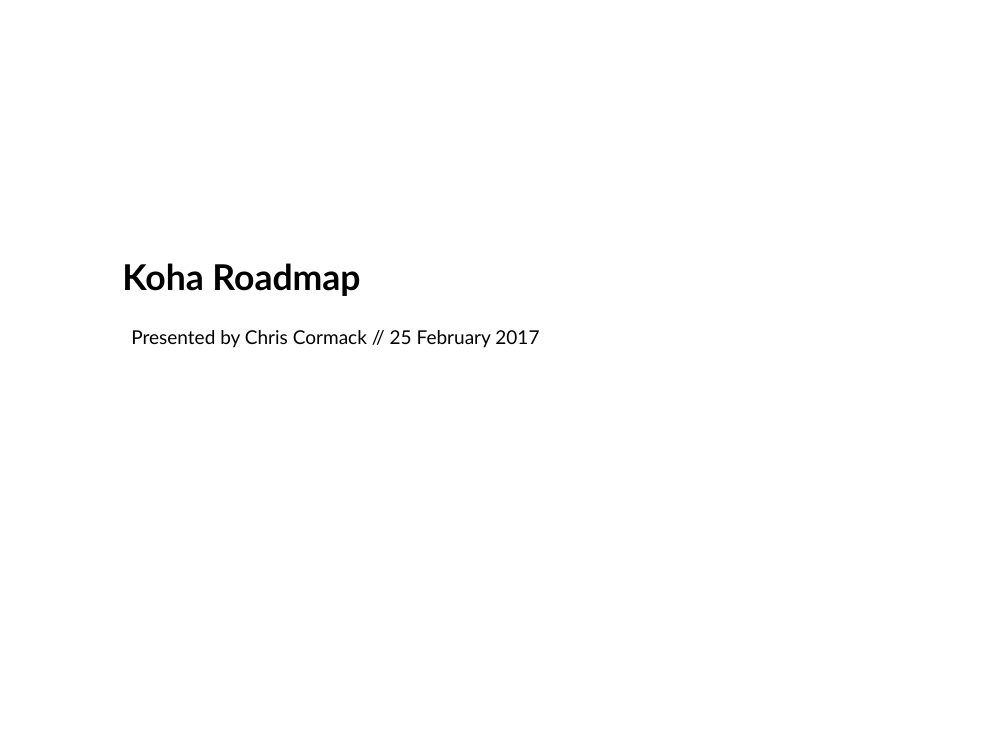
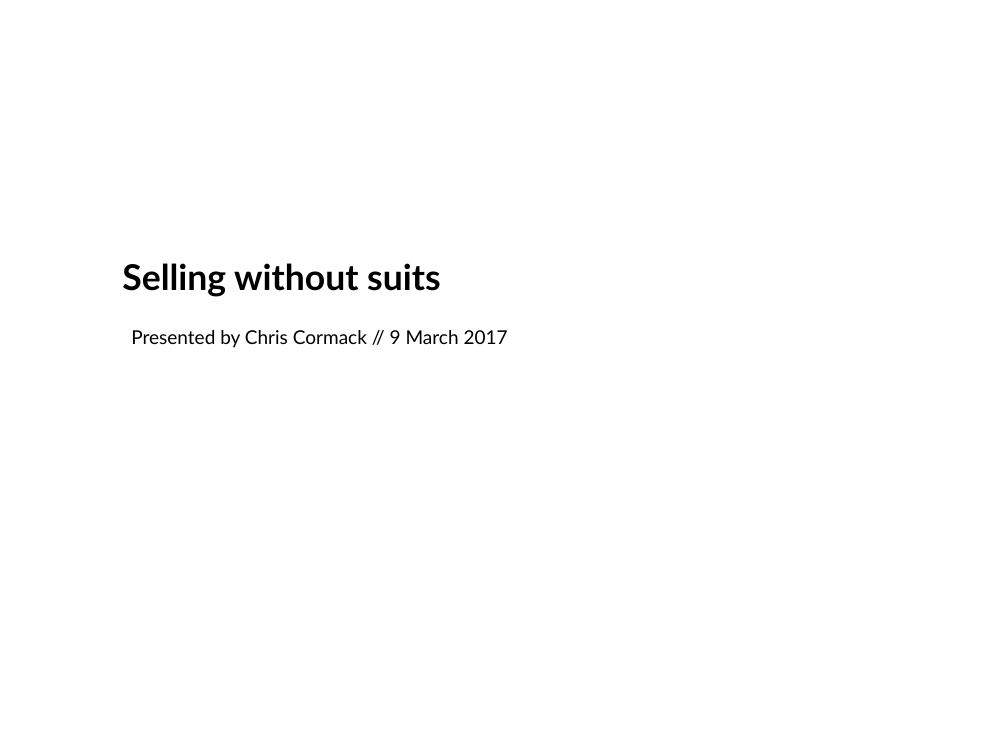
Before and after one commit to ranginui/presentation, a slide deck: slide 1 of bizops2017/nonwesternsales.odp. Drawn at 1008x756 pixels with LibreOffice and Linux fonts; fonts in the diff are those of the drawing; background and template pictures are left out. Boxes give left, top, right and bottom in pixels: in the first picture for what was removed or moved away, otherwise in the second. Text is boxed around its words. In the diff, an @@ line names an element or a change of style, - is before the commit and + after.

```diff
--- a/bizops2017/nonwesternsales.odp
+++ b/bizops2017/nonwesternsales.odp
@@ title at [122, 263, 440, 297]: text changed @@
-Koha Roadmap
+Selling without suits
@@ text at [131, 330, 508, 348]: text changed @@
-Presented by Chris Cormack // 25 February 2017
+Presented by Chris Cormack // 9 March 2017
```
Also in this commit, not shown: 6 slides added, 10 slides removed.
